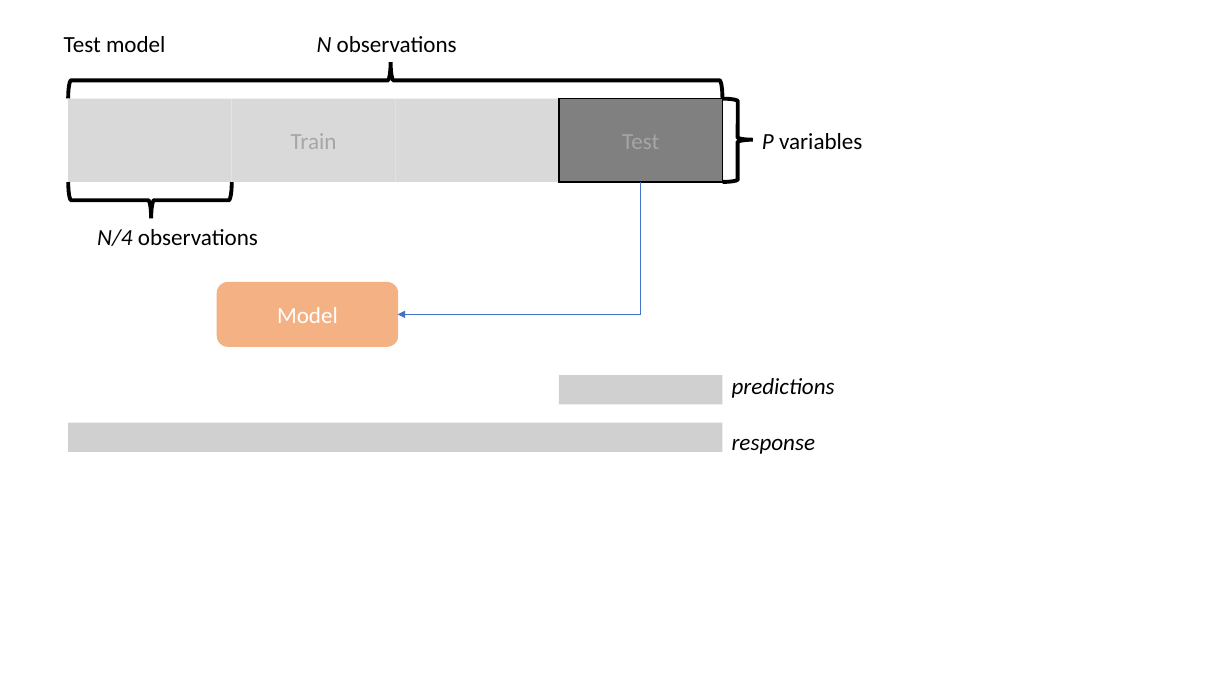
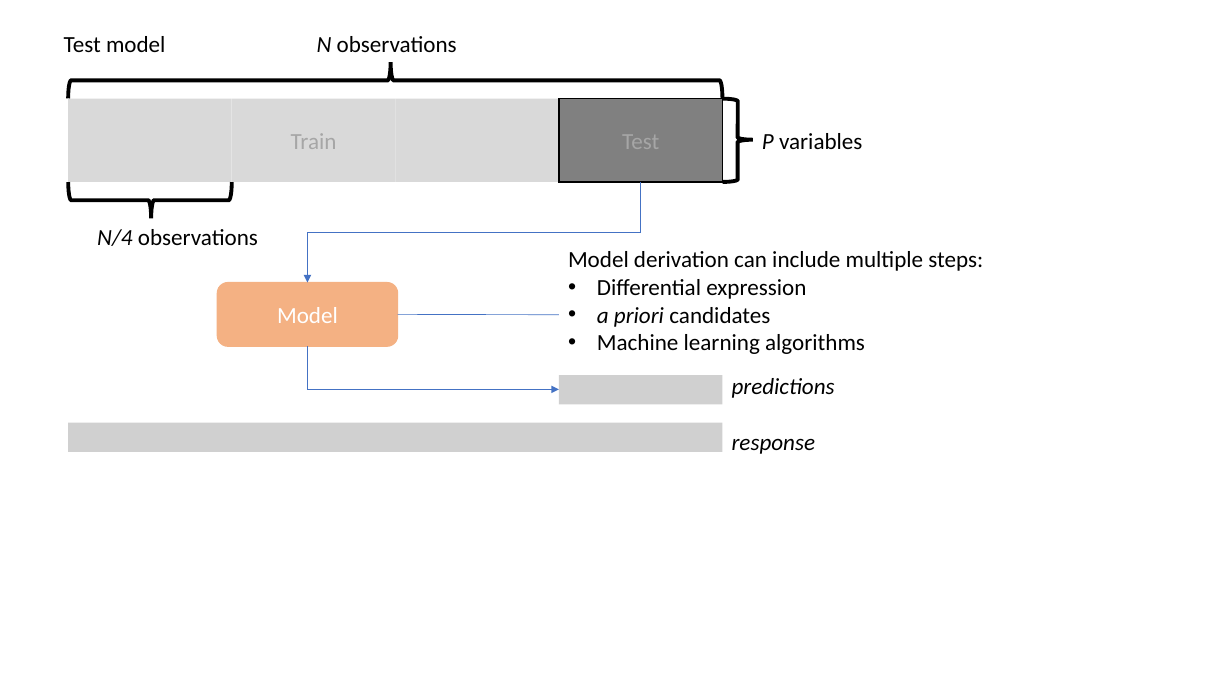
Before and after one commit to Phillip-a-richmond/PrecisionHealthVirtualEnvironment, a slide deck: slide 5 of Workshops/biomarker_discovery/slides/img/cv.pptx. Drawn at 1232x693 pixels with LibreOffice and Linux fonts; fonts in the diff are those of the drawing; grey boxes stand for pictures. Boxes give left, top, right and bottom in pixels: in the first picture for what was removed or moved away, otherwise in the second. Text is boxed around its words. In the diff, an @@ line names an element or a change of style, - is before the commit and + after.

```diff
--- a/Workshops/biomarker_discovery/slides/img/cv.pptx
+++ b/Workshops/biomarker_discovery/slides/img/cv.pptx
@@ elbow arrow moved from (640, 182) - (397, 314) to (640, 182) - (308, 283) @@
@@ text added at (568, 251, 983, 354), 18 pt, text #000000 @@
+Model derivation can include multiple steps:
+• Differential expression
+• a priori candidates
+• Machine learning algorithms
@@ line added from (559, 315) to (397, 314), #4472C4 0.5 pt @@
@@ elbow arrow added from (308, 347) to (559, 389), #4472C4 0.5 pt @@
```
Also in this commit, not shown: 10 other slides changed, 33 other files.
